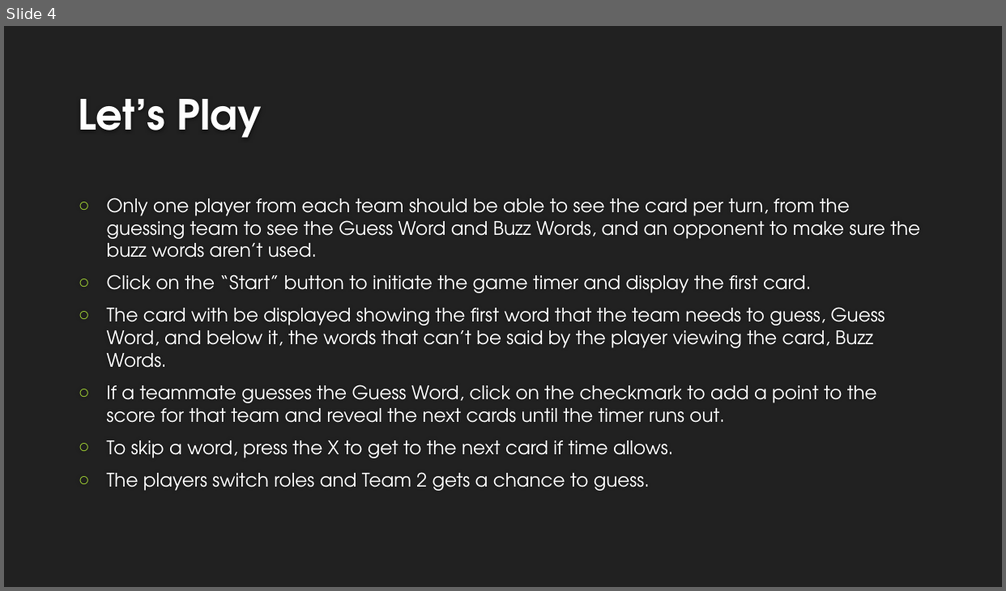
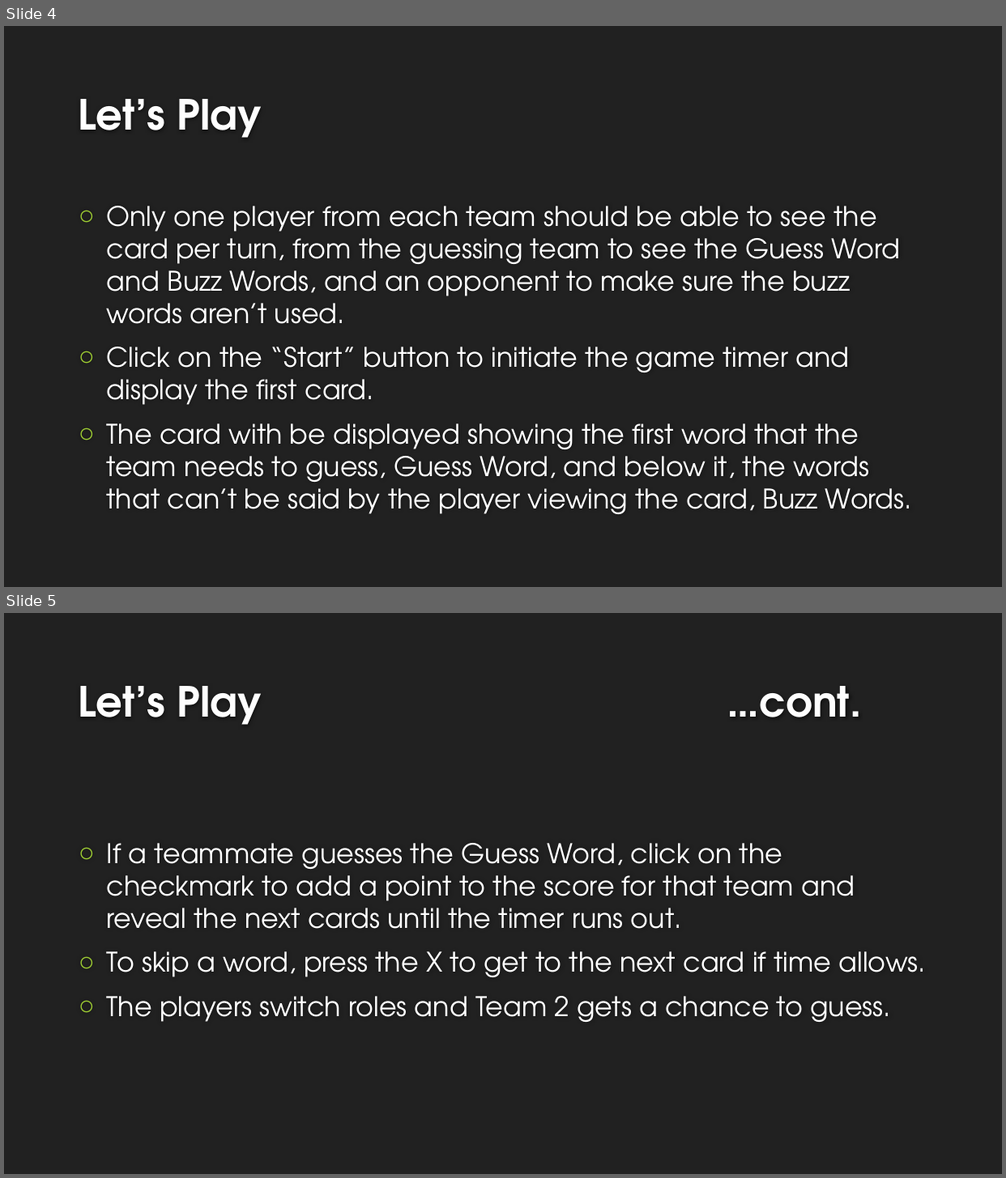
Before and after one commit to brlumar/hush_word, a slide deck: how to play.pptx. Shown one above the other, each under a label of ours: slide 4 before the commit, slides 4 and 5 after it. The pictures are 1006x591 and 1006x1178 pixels, drawn with LibreOffice and Linux fonts; fonts in the diff are those of the drawing; background and template pictures are left out. Boxes give left, top, right and bottom in pixels: in the first picture for what was removed or moved away, otherwise in the second. Text is boxed around its words. In the diff, an @@ line names an element or a change of style, - is before the commit and + after.

Commit message:
made how to play text larger

```diff
--- a/how to play.pptx
+++ b/how to play.pptx
@@ slide 5 added at (4, 613, 1002, 1174), background #212121 @@
@@ title added at (78, 686, 861, 725), 40 pt, text #FEFEFE, bold @@
+Let’s Play …cont.
@@ text added at (107, 843, 926, 1022), 26 pt, text #FFFFFF @@
+○ If a teammate guesses the Guess Word, click on the checkmark to add a point to the score for that team and reveal the next cards until the timer runs out.
+○ To skip a word, press the X to get to the next card if time allows.
+○ The players switch roles and Team 2 gets a chance to guess.
@@ slide 4 changed as well @@
@@ text "Only one player from each ..." at (107, 206, 912, 514): size 18 to 26 pt; more space between paragraphs @@
@@ text at (107, 385, 877, 491): paragraphs removed @@
-○ If a teammate guesses the Guess Word, click on the checkmark to add a point to the score for that team and reveal the next cards until the timer runs out.
-○ To skip a word, press the X to get to the next card if time allows.
-○ The players switch roles and Team 2 gets a chance to guess.
```
Also in this commit, not shown: 3 other slides changed, 6 other files.
